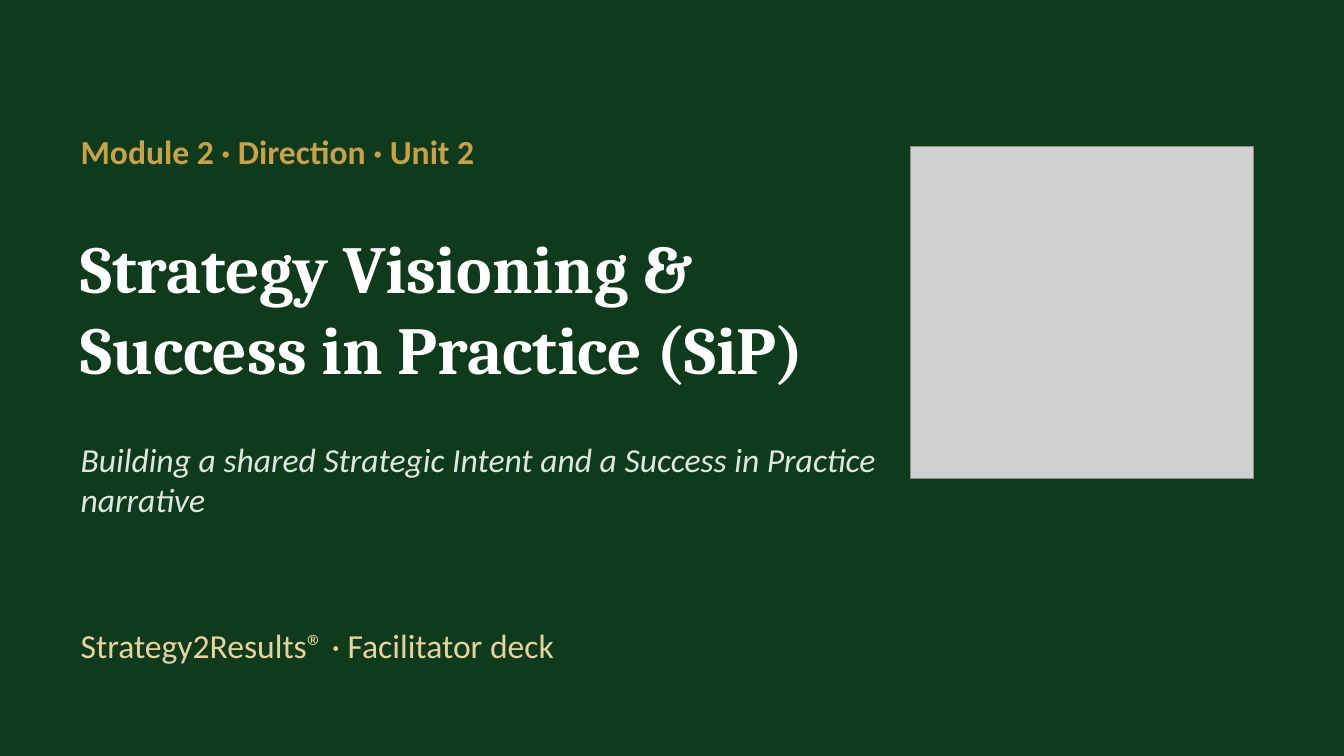
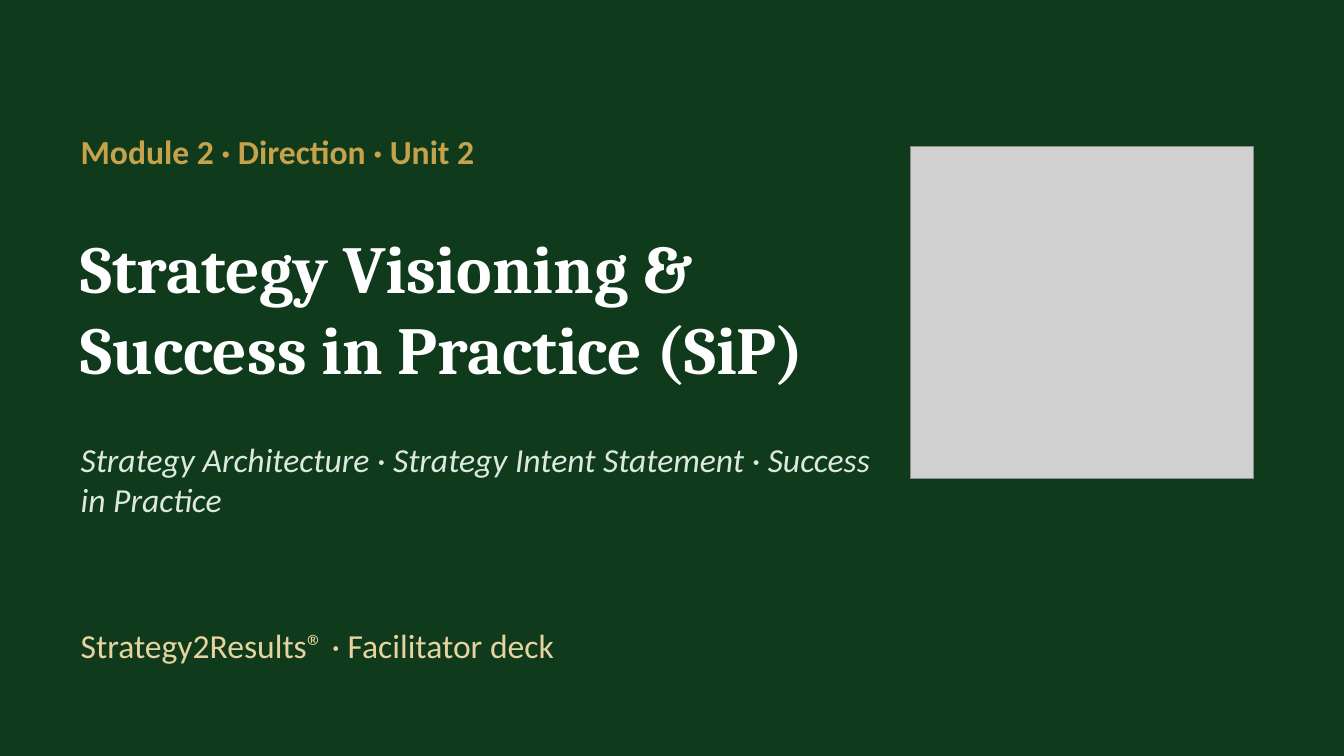
Before and after one commit to IBSL26/ibsl-platform, a slide deck: slide 1 of Unit decks/Unit 02 - Strategy Visioning & Success in Practice (SiP).pptx. Drawn at 1344x756 pixels with LibreOffice and Linux fonts; fonts in the diff are those of the drawing; grey boxes stand for pictures. Boxes give left, top, right and bottom in pixels: in the first picture for what was removed or moved away, otherwise in the second. Text is boxed around its words. In the diff, an @@ line names an element or a change of style, - is before the commit and + after.

```diff
--- a/Unit decks/Unit 02 - Strategy Visioning & Success in Practice (SiP).pptx
+++ b/Unit decks/Unit 02 - Strategy Visioning & Success in Practice (SiP).pptx
@@ text at bbox=[81, 448, 870, 513]: text changed @@
-Building a shared Strategic Intent and a Success in Practice narrative
+Strategy Architecture · Strategy Intent Statement · Success in Practice
```
Also in this commit, not shown: 15 other slides changed, 29 slides added, 12 slides removed, 47 other files.
